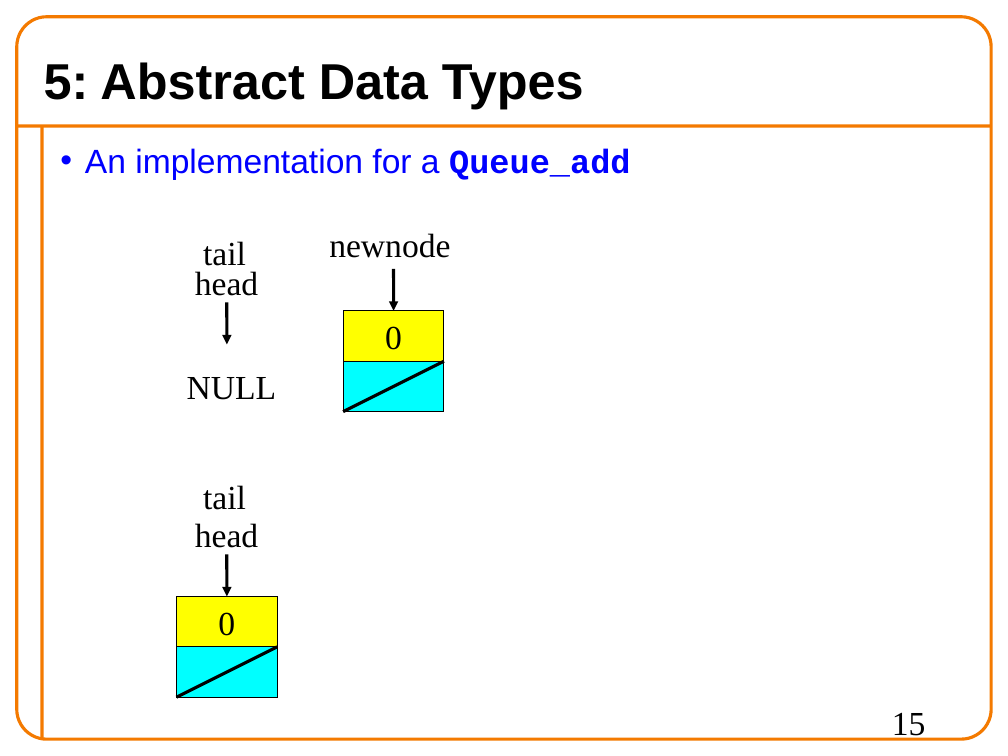
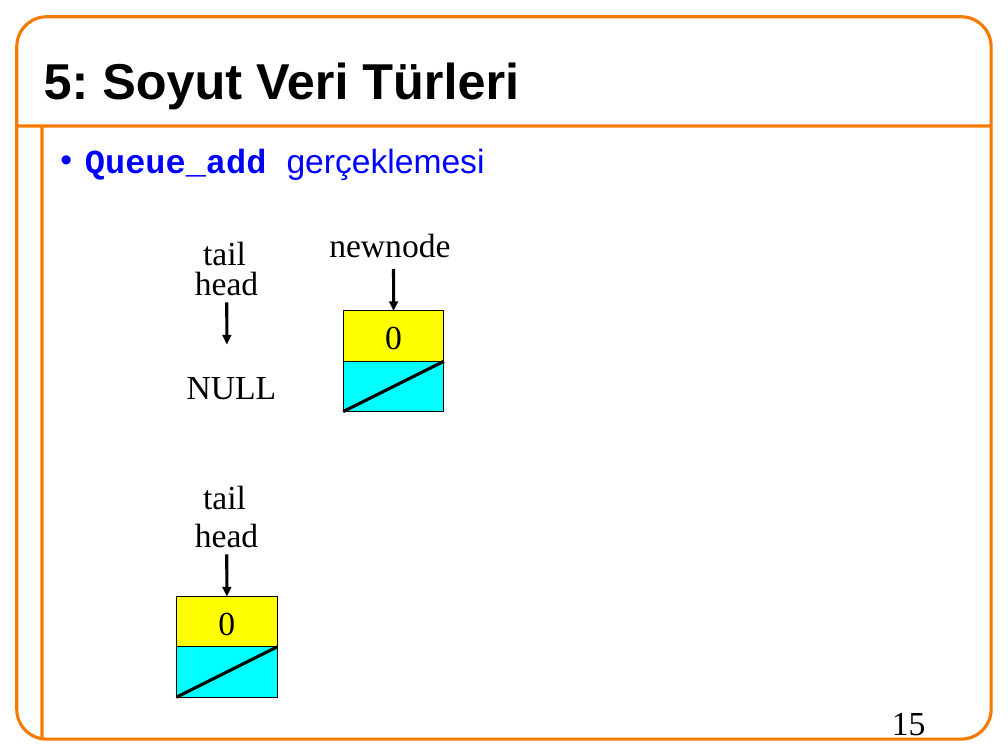
Before and after one commit to 19ceng/ceng201pro, a slide deck: slide 15 of 11mid.odp. Drawn at 1008x756 pixels with LibreOffice and Linux fonts; fonts in the diff are those of the drawing; background and template pictures are left out. Boxes give left, top, right and bottom in pixels: in the first picture for what was removed or moved away, otherwise in the second. Text is boxed around its words. In the diff, an @@ line names an element or a change of style, - is before the commit and + after.

```diff
--- a/11mid.odp
+++ b/11mid.odp
@@ title at (x1=44, y1=62, x2=519, y2=109): text changed @@
-5: Abstract Data Types
+5: Soyut Veri Türleri
@@ text at (x1=85, y1=148, x2=485, y2=180): text changed @@
-• An implementation for a Queue_add
+• Queue_add gerçeklemesi
```
Also in this commit, not shown: 10 other slides changed, 5 slides added, 6 slides removed, 5 other files.
